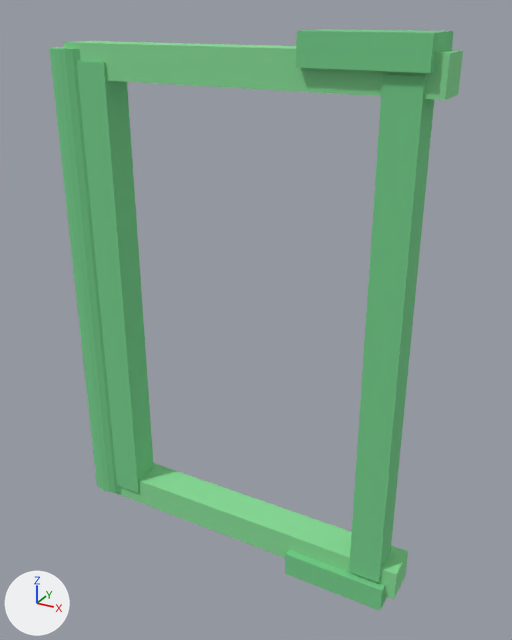
An edit to the glTF model assets/Robot_BlockBot/model_2.glb, drawn before and after from the same camera.
Rendered twice from a camera (50 mm lens) standing at (0.47, -0.522, 0.267) and looking at (0.177, 0.011, 0.001). The lights are fixed; the arrows at lower left show +X, +Y and +Z. The picture after the commit comes second. Vertices at exactly the same position are counted once.

In view in the first picture: 'model_2_NOSIMPLIFY'.
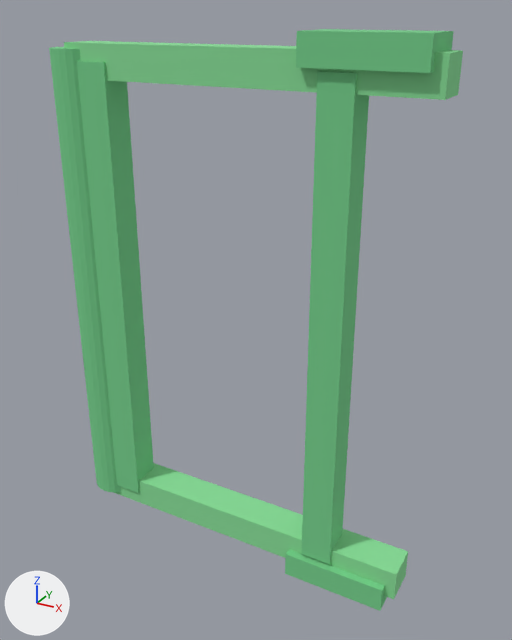
Pixel boxes [x1, y1, x2, y2] of what changed, in the pictures (512 x 640 px; the box of a moved part takes in the faces that stretch with it):
part 1 of me_model_2_nosimplify, moved or reshaped
    before: [349, 74, 434, 583]
    after: [302, 71, 369, 565]

What changed in the scene script:
```text
Change me_model_2_nosimplify:
    where me_model_2_nosimplify.from_pydata(...)  # 100 vertices, 168 faces; spans x -0.025..0.34, y -0.025..0.025, z -0.252..0.252
    used by ob_model_2_nosimplify
    me_model_2_nosimplify part 1: the loose piece of 8 vertices spanning x 0.295..0.325, y -0.02..0.01, z -0.225..0.225 is moved by (-0.05, 0.0, 0.0)
```
